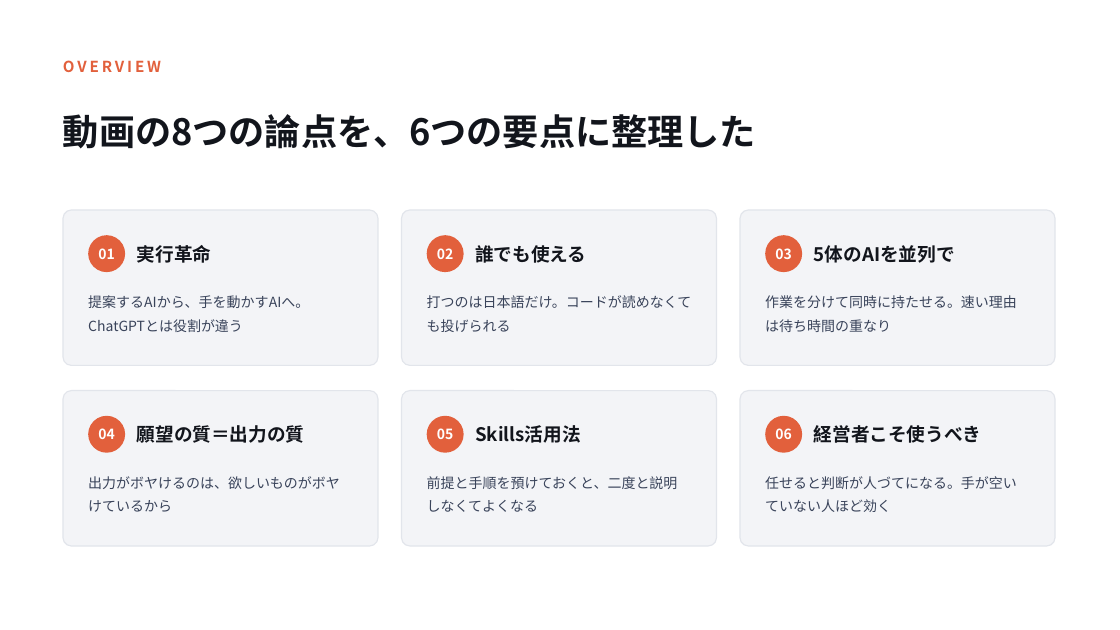
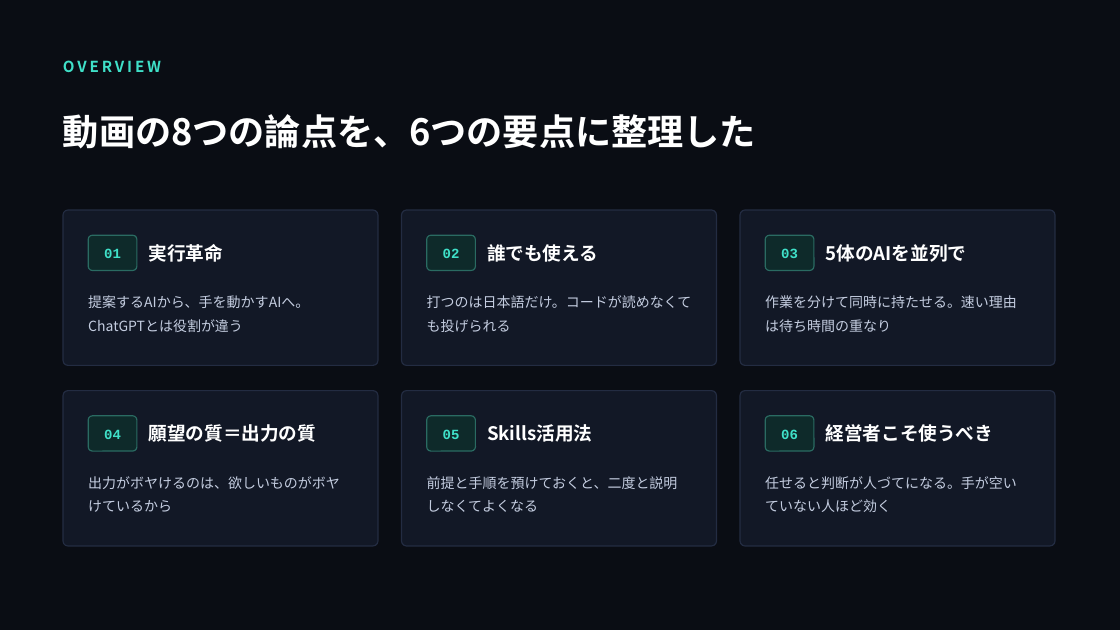
Before and after one commit to takuha/reel-host, a slide deck: slide 2 of docs/claude-code-deck/claude-code-summary.pptx. Drawn at 1120x630 pixels with LibreOffice and Linux fonts; fonts in the diff are those of the drawing. Boxes give left, top, right and bottom in pixels: in the first picture for what was removed or moved away, otherwise in the second. Text is boxed around its words. In the diff, an @@ line names an element or a change of style, - is before the commit and + after.

```diff
--- a/docs/claude-code-deck/claude-code-summary.pptx
+++ b/docs/claude-code-deck/claude-code-summary.pptx
@@ background #FFFFFF to #0A0D14 @@
@@ text "OVERVIEW" at (x1=63, y1=60, x2=161, y2=72): text colour #E2603C to #3FE0C8 @@
@@ rounded rectangle resized from (x1=88, y1=235, x2=125, y2=272) to (x1=88, y1=235, x2=137, y2=271) @@
@@ text "実行革命" moved from (x1=137, y1=245, x2=211, y2=263) to (x1=149, y1=244, x2=223, y2=262) @@
@@ rounded rectangle resized from (x1=427, y1=235, x2=464, y2=272) to (x1=427, y1=235, x2=476, y2=271) @@
@@ text "誰でも使える" moved from (x1=475, y1=245, x2=586, y2=263) to (x1=487, y1=244, x2=598, y2=262) @@
@@ rounded rectangle resized from (x1=765, y1=235, x2=802, y2=272) to (x1=765, y1=235, x2=814, y2=271) @@
@@ text "5体のAIを並列で" moved from (x1=814, y1=245, x2=955, y2=263) to (x1=826, y1=244, x2=967, y2=262) @@
@@ rounded rectangle resized from (x1=88, y1=416, x2=125, y2=453) to (x1=88, y1=416, x2=137, y2=451) @@
@@ text "願望の質＝出力の質" moved from (x1=137, y1=425, x2=304, y2=443) to (x1=149, y1=424, x2=316, y2=442) @@
@@ rounded rectangle resized from (x1=427, y1=416, x2=464, y2=453) to (x1=427, y1=416, x2=476, y2=451) @@
@@ text "Skills活用法" moved from (x1=475, y1=425, x2=580, y2=443) to (x1=487, y1=424, x2=592, y2=442) @@
@@ fill #F3F4F7 to #121826; outline #E2E5EB 1 pt to #232C42 1 pt; proportions changed in 6 elements at (x1=63, y1=210, x2=378, y2=365), (x1=402, y1=210, x2=717, y2=365), (x1=740, y1=210, x2=1055, y2=365), (x1=63, y1=391, x2=378, y2=546), (x1=402, y1=391, x2=717, y2=546), (x1=740, y1=391, x2=1055, y2=546) @@
@@ font Noto Sans CJK JP to Courier New, text colour #FFFFFF to #3FE0C8 in 6 elements at (x1=104, y1=248, x2=121, y2=258), (x1=443, y1=248, x2=460, y2=258), (x1=443, y1=429, x2=460, y2=439), (x1=781, y1=248, x2=798, y2=258), (x1=104, y1=429, x2=121, y2=439), (x1=781, y1=429, x2=798, y2=439) @@
@@ ellipse to rounded rectangle; fill #E2603C to #0E2A2A; outline none to #2A6B62 1 pt in 6 elements at (x1=427, y1=235, x2=476, y2=271), (x1=88, y1=235, x2=137, y2=271), (x1=88, y1=416, x2=137, y2=451), (x1=427, y1=416, x2=476, y2=451), (x1=765, y1=235, x2=814, y2=271), (x1=765, y1=416, x2=814, y2=451) @@
@@ rounded rectangle resized from (x1=765, y1=416, x2=802, y2=453) to (x1=765, y1=416, x2=814, y2=451) @@
@@ text colour #12151C to #FFFFFF in 7 elements at (x1=63, y1=114, x2=756, y2=149), (x1=149, y1=244, x2=223, y2=262), (x1=487, y1=244, x2=598, y2=262), (x1=826, y1=244, x2=967, y2=262), (x1=149, y1=424, x2=316, y2=442), (x1=487, y1=424, x2=592, y2=442), (x1=826, y1=424, x2=993, y2=442) @@
@@ text "経営者こそ使うべき" moved from (x1=814, y1=425, x2=981, y2=443) to (x1=826, y1=424, x2=993, y2=442) @@
@@ text colour #39435A to #C4CDE0 in 6 elements at (x1=88, y1=295, x2=309, y2=332), (x1=427, y1=295, x2=692, y2=332), (x1=765, y1=295, x2=1017, y2=332), (x1=88, y1=476, x2=340, y2=512), (x1=427, y1=476, x2=678, y2=512), (x1=765, y1=476, x2=1017, y2=512) @@
```
Also in this commit, not shown: 11 other slides changed, 3 other files.
